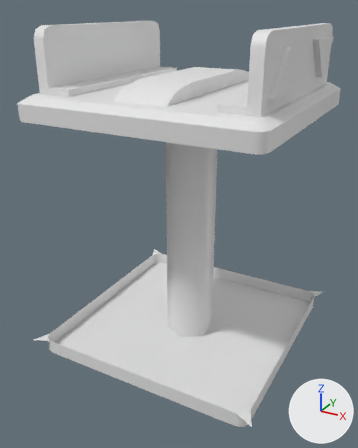
One commit to the FBX model Assets/Models/ElevatorTile.fbx: the scene before it, then after it.
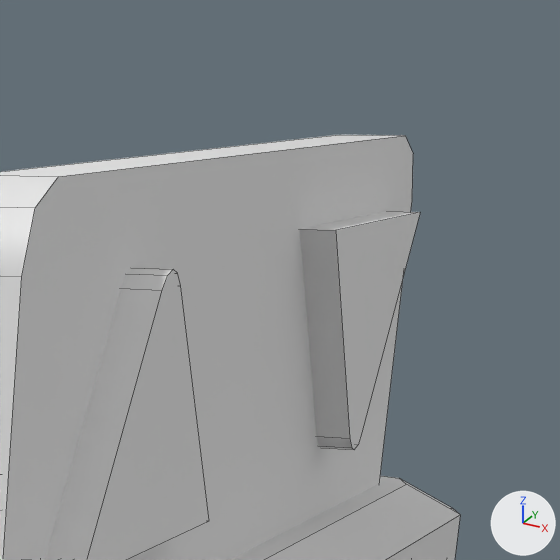
The first picture shows the older version from a 50 mm lens placed at (0.895, -1.733, 1.311), pointed at (-0.021, -0.067, 0.478). The close-ups show both versions on the part from 73% to 100% of the width and 0% to 21% of the height of that picture; other places that the commit changed are outside them. The lights are fixed; the arrows at lower right show +X, +Y and +Z. The close-ups show mesh edges as thin lines. Materials are left out; every surface is plain grey. Where no turn or scale is listed for an object, it has been applied to the vertices. Vertices at the same position are counted once.

The first close-up shows 'ElevatorPlatform'.
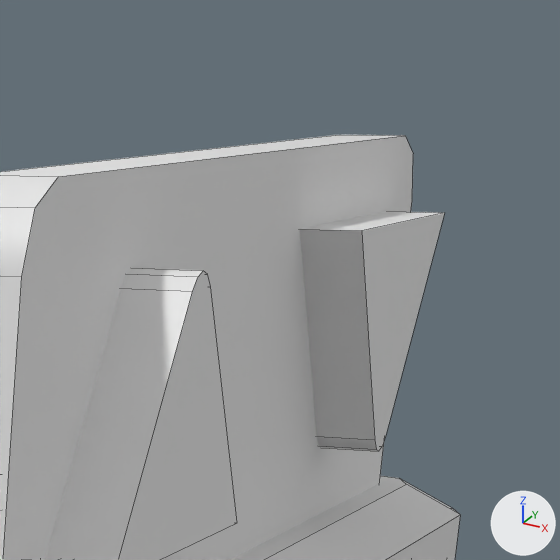
What the commit changed:
me_elevatorplatformmesh has 156 vertices, 100 faces and spans x -0.467..0.467, y -0.467..0.467, z -0.063..0.25.
me_elevatorplatformmesh is used by ob_elevatorplatform; location (0.0, 0.0, 1.0).
me_elevatorplatformmesh part 1: all 14 vertices in x 0.438, y -0.325..0.322, z 0.064..0.205 are moved by (0.016, 0.0, 0.0).

Pixel boxes [x1, y1, x2, y2] of what changed, in the close-ups (560 x 560 px; the box of a moved part takes in the faces that stretch with it):
part 1 of me_elevatorplatformmesh, moved or reshaped: before [45, 211, 420, 560]; after [45, 211, 445, 560]
